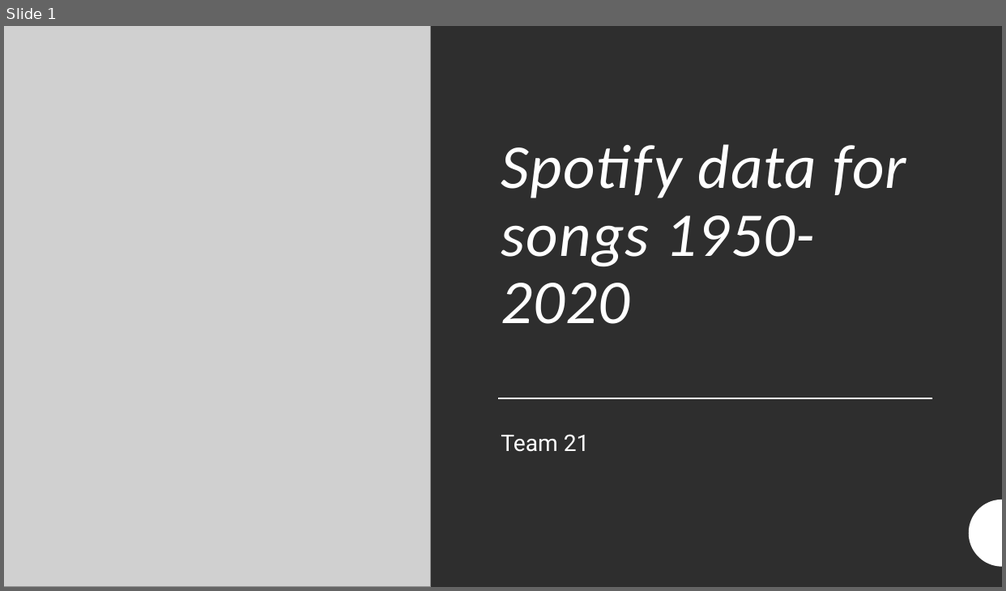
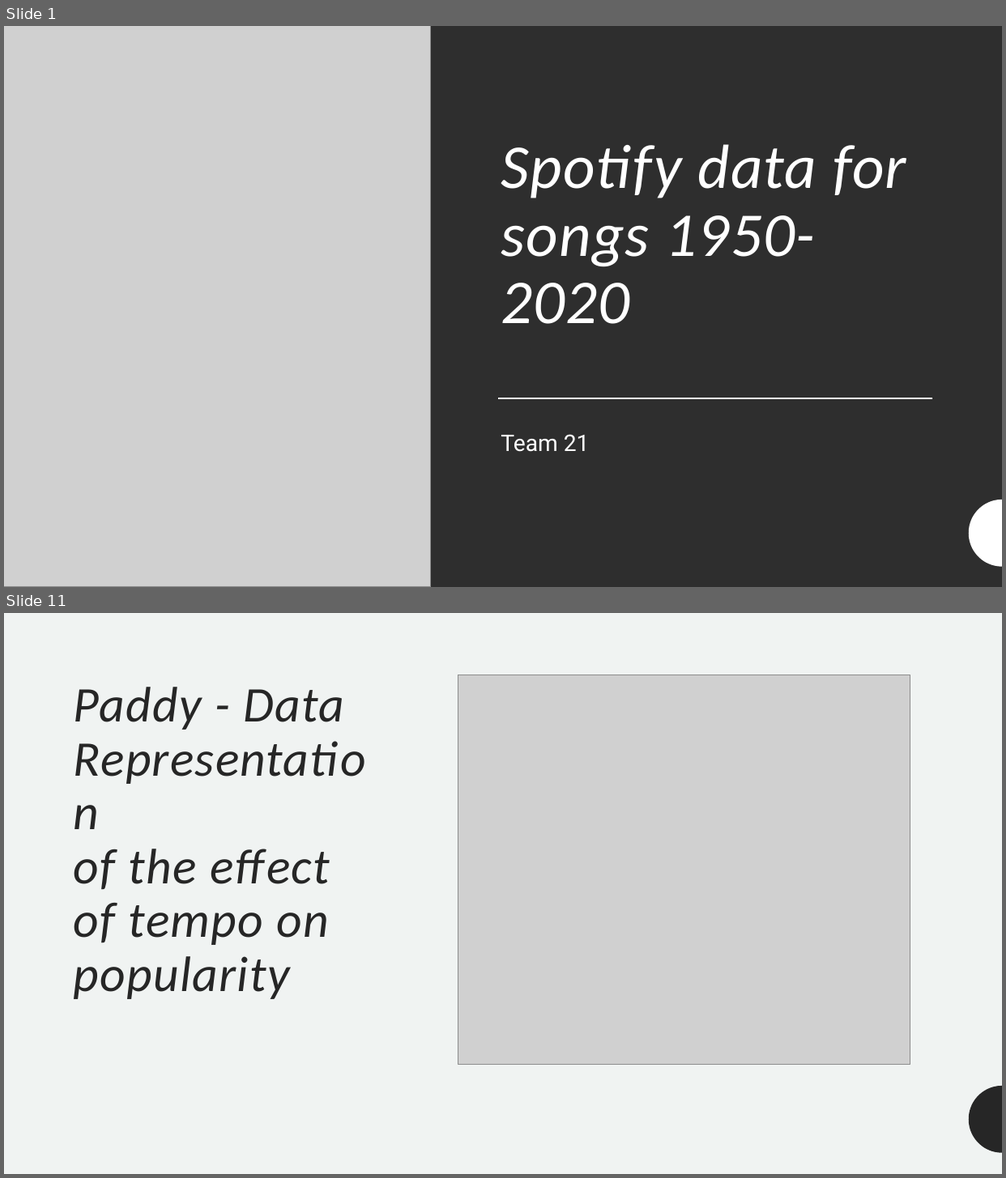
Before and after one commit to Dylstar7890/2022-4216COMP-TEAM21, a slide deck: Spotify data for songs 1950-2020.pptx. Shown one above the other, each under a label of ours: slide 1 before the commit, slides 1 and 11 after it; the slides between them are not shown. The pictures are 1006x591 and 1006x1178 pixels, drawn with LibreOffice and Linux fonts; fonts in the diff are those of the drawing; grey boxes stand for pictures. Boxes give left, top, right and bottom in pixels: in the first picture for what was removed or moved away, otherwise in the second. Text is boxed around its words. In the diff, an @@ line names an element or a change of style, - is before the commit and + after.

```diff
--- a/Spotify data for songs 1950-2020.pptx
+++ b/Spotify data for songs 1950-2020.pptx
@@ slide 11 added at (4, 613, 1002, 1174), background #F0F3F2 @@
@@ picture added at (458, 675, 910, 1064) @@
@@ title added at (74, 687, 345, 999), 48 pt, text #262626, italic @@
+Paddy - Data Representation
+of the effect of tempo on popularity
@@ freeform shape added at (969, 1086, 1002, 1153), fill #262626 @@
```
Also in this commit, not shown: 2 slides changed, 11 other slides added.
